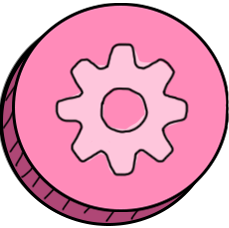
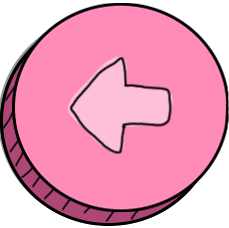
Layer changes from the first 229px x 228px image to the second:
added layer "Layer 14" in group "Group 1" over [69, 56, 173, 155]
added layer "Layer 15" in group "Group 1" over [66, 55, 174, 154]
painted on "Layer 8" over [54, 41, 190, 178]
renamed "Layer 9" to "Layer 13", painted on it over [0, 34, 199, 225]
